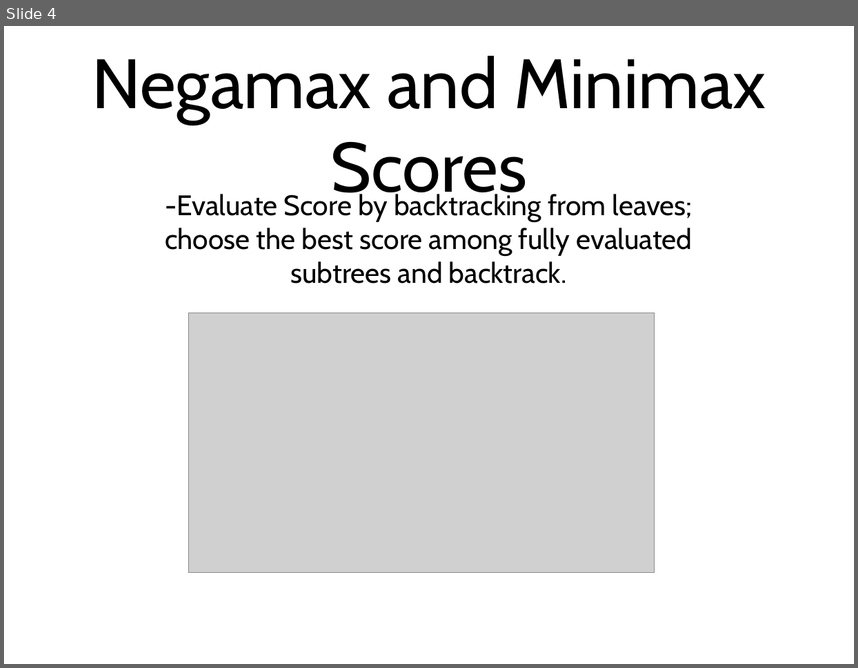
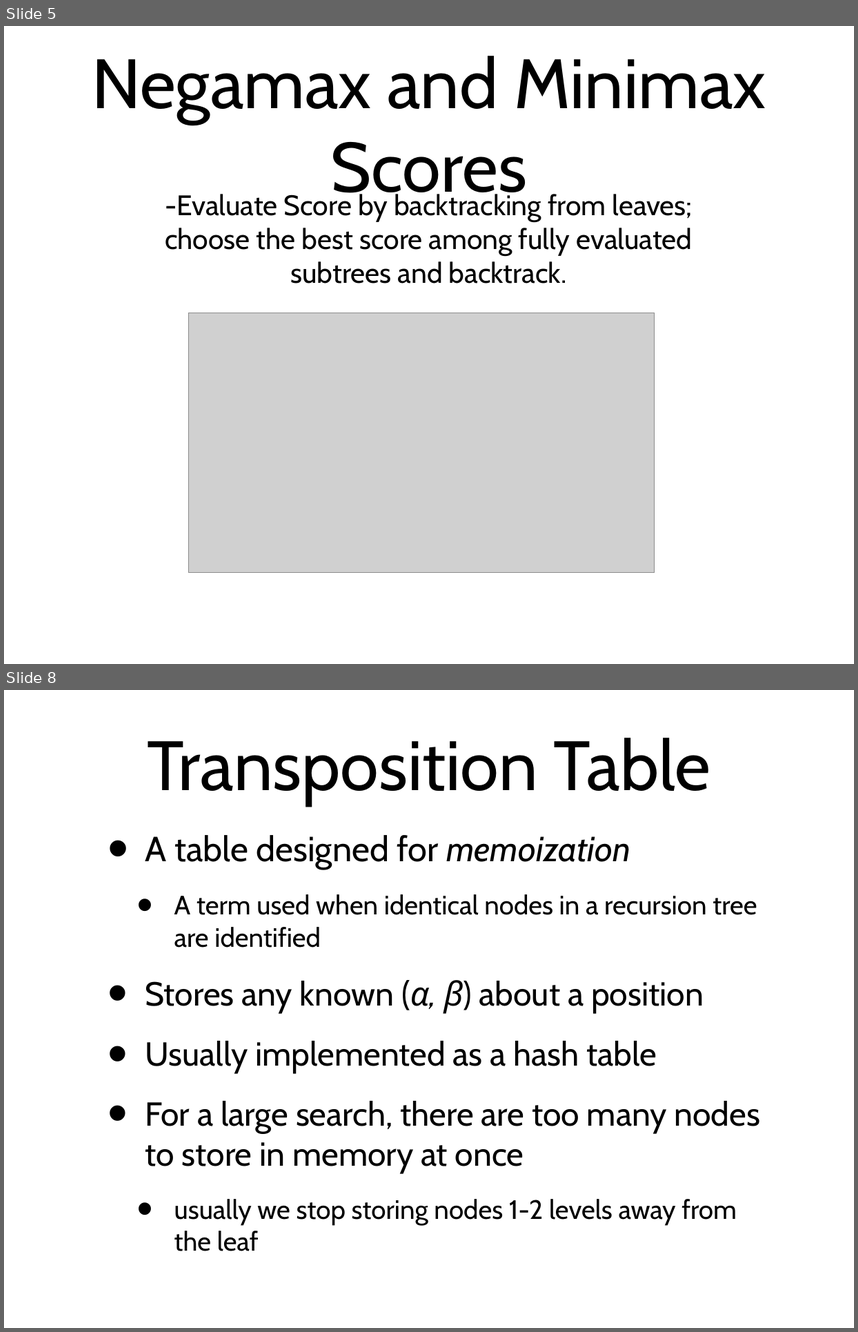
Before and after one commit to amod0017/rit-othello, a slide deck: Othello/other/Othello-Presentation-2.ppt. Shown one above the other, each under a label of ours: slide 4 before the commit, slides 5 and 8 after it; the slides between them are not shown. The pictures are 858x668 and 858x1332 pixels, drawn with LibreOffice and Linux fonts; fonts in the diff are those of the drawing; grey boxes stand for pictures. Boxes give left, top, right and bottom in pixels: in the first picture for what was removed or moved away, otherwise in the second. Text is boxed around its words. In the diff, an @@ line names an element or a change of style, - is before the commit and + after.

```diff
--- a/Othello/other/Othello-Presentation-2.ppt
+++ b/Othello/other/Othello-Presentation-2.ppt
@@ slide 8 added at [4,690,854,1328], background #FFFFFF @@
@@ title added at [148,738,711,805], 84 pt, text #000000 @@
+Transposition Table
@@ text added at [145,835,760,1251], 40 pt, text #000000 @@
+• A table designed for memoization
+  • A term used when identical nodes in a recursion tree are identified
+• Stores any known (α, β) about a position
+• Usually implemented as a hash table
+• For a large search, there are too many nodes to store in memory at once
+  • usually we stop storing nodes 1-2 levels away from the leaf
@@ what was slide 4 is now slide 5 @@
```
Also in this commit, not shown: 11 slides changed, 18 other slides added, 11 slides removed.
